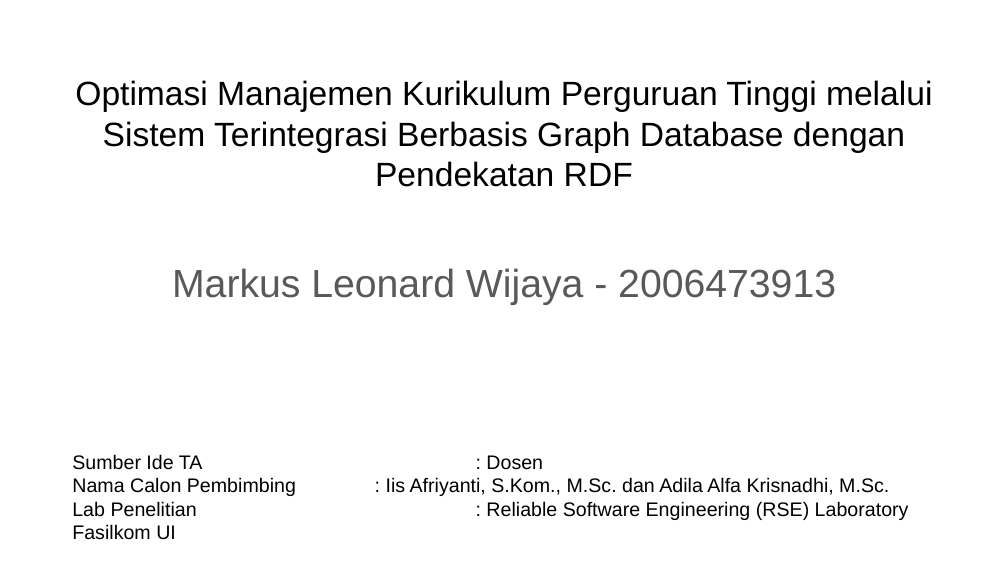
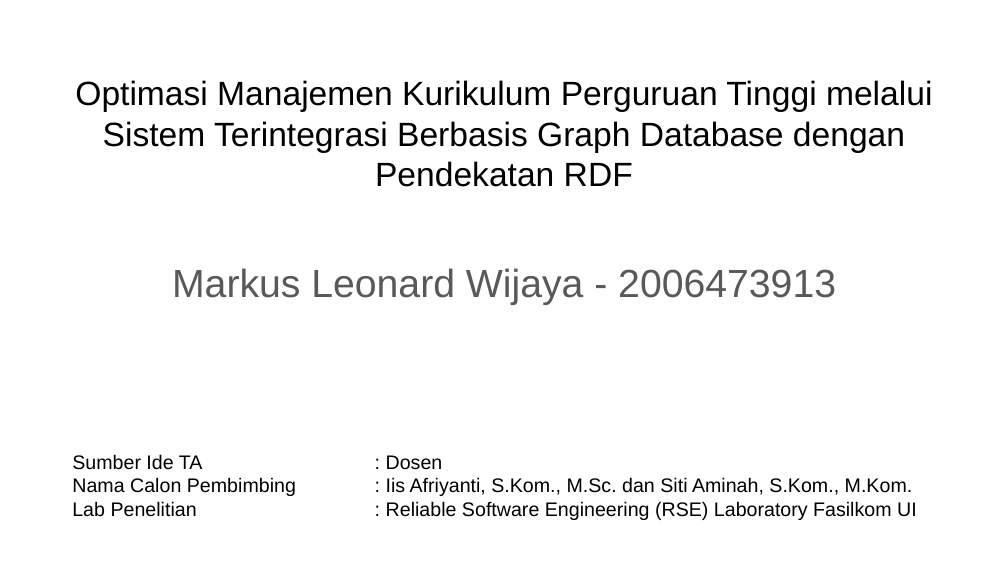
Before and after one commit to rcsenlia/Ontologi-Sejarah-Indonesia, a slide deck: slide 1 of MarkusLeonardWijaya/Draft Proposal-Markus Leonard Wijaya.pptx. Drawn at 1008x567 pixels with LibreOffice and Linux fonts; fonts in the diff are those of the drawing. Boxes give left, top, right and bottom in pixels: in the first picture for what was removed or moved away, otherwise in the second. Text is boxed around its words. In the diff, an @@ line names an element or a change of style, - is before the commit and + after.

```diff
--- a/MarkusLeonardWijaya/Draft Proposal-Markus Leonard Wijaya.pptx
+++ b/MarkusLeonardWijaya/Draft Proposal-Markus Leonard Wijaya.pptx
@@ text at (72,477,913,496): text changed @@
-Nama Calon Pembimbing : Iis Afriyanti, S.Kom., M.Sc. dan Adila Alfa Krisnadhi, M.Sc.
+Nama Calon Pembimbing : Iis Afriyanti, S.Kom., M.Sc. dan Siti Aminah, S.Kom., M.Kom.
```
Also in this commit, not shown: 5 other slides changed, 1 slide added.
